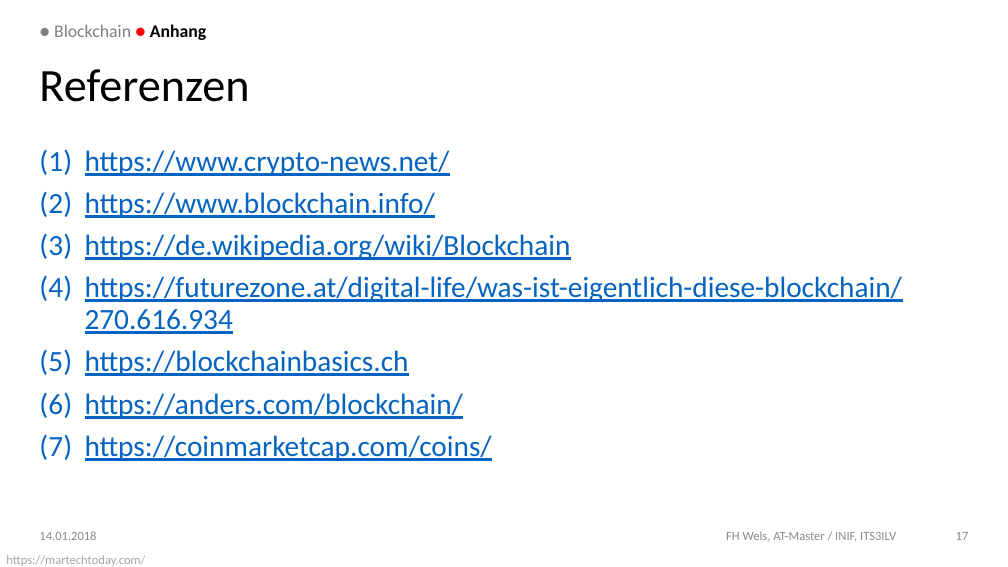
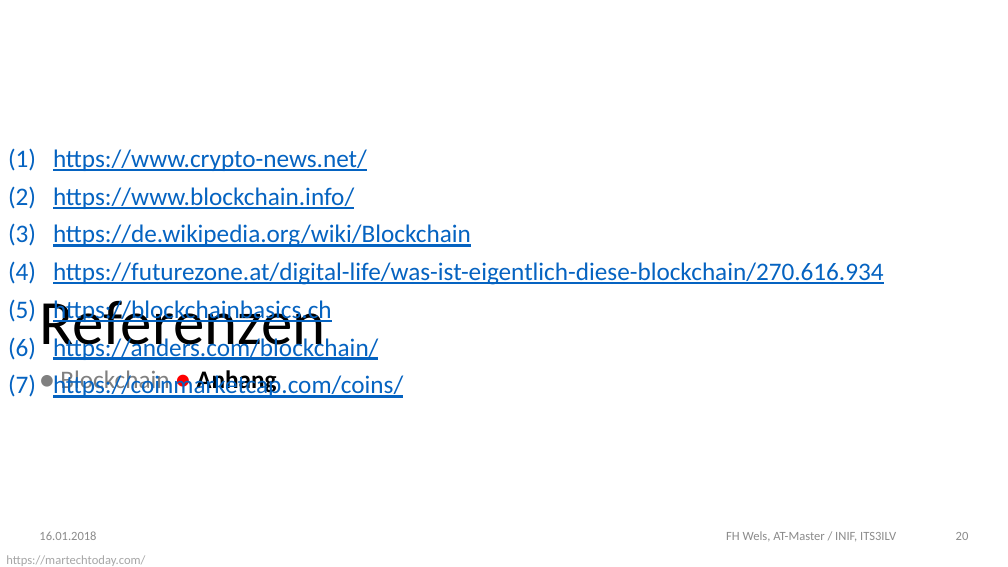
Before and after one commit to DoSchoe/ITS, a slide deck: slide 20 of Präsentation/Blockchain – Technologie.pptx (slide 17 before the commit). Drawn at 1008x567 pixels with LibreOffice and Linux fonts; fonts in the diff are those of the drawing; background and template pictures are left out. Boxes give left, top, right and bottom in pixels: in the first picture for what was removed or moved away, otherwise in the second. Text is boxed around its words. In the diff, an @@ line names an element or a change of style, - is before the commit and + after.

```diff
--- a/Präsentation/Blockchain – Technologie.pptx
+++ b/Präsentation/Blockchain – Technologie.pptx
@@ text "https://www.crypto-news.net/" moved from (x1=85, y1=150, x2=903, y2=461) to (x1=53, y1=149, x2=884, y2=398) @@
@@ text "https://www.crypto-news.net/" at (x1=53, y1=149, x2=884, y2=398): size 26.5 to 22.7 pt @@
@@ title "Referenzen" moved from (x1=39, y1=69, x2=249, y2=102) to (x1=39, y1=300, x2=325, y2=360) @@
@@ title "Referenzen" at (x1=39, y1=300, x2=325, y2=360): size 41.6 to 56.7 pt; vertical alignment middle to bottom @@
@@ text "● Blockchain ● Anhang" moved from (x1=54, y1=24, x2=206, y2=40) to (x1=60, y1=370, x2=276, y2=394) @@
@@ text "● Blockchain ● Anhang" at (x1=60, y1=370, x2=276, y2=394): size 16 to 22.7 pt; vertical alignment middle to top @@
@@ text at (x1=39, y1=531, x2=96, y2=540): text changed @@
-14.01.2018
+16.01.2018
@@ page number at (x1=956, y1=532, x2=969, y2=540): text changed @@
-17
+20
```
Also in this commit, not shown: 17 other slides changed, 3 slides added.
